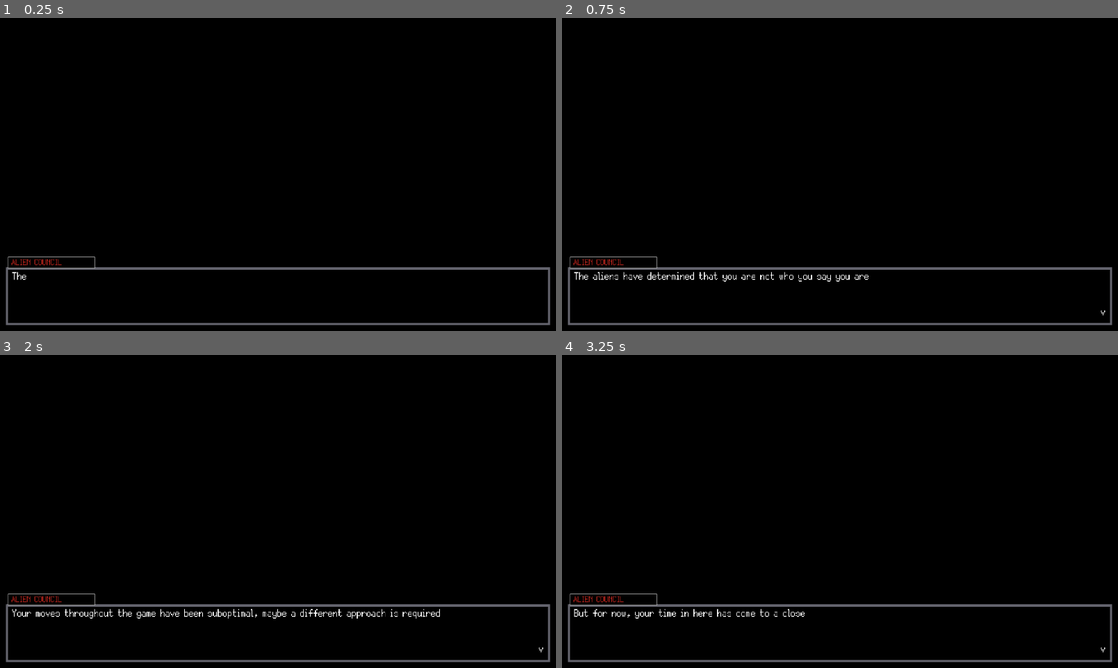
Above: before the commit, frames 1-4 (two rows, left to right).
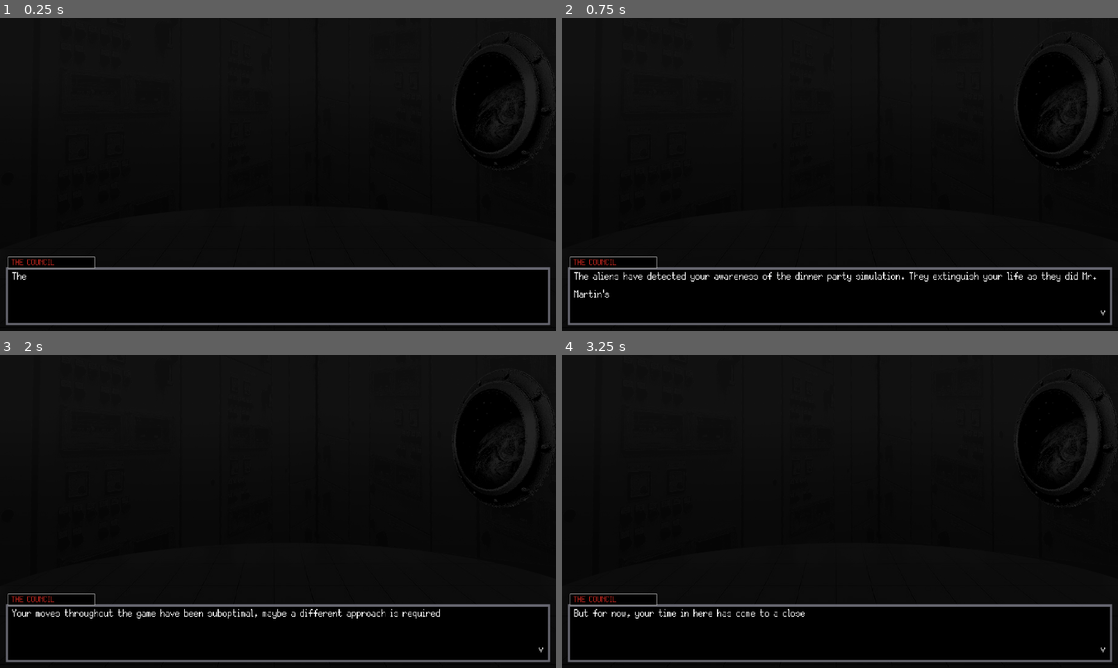
Above: after the commit, the same moments.

Repository: Bmoel/GMTK-2023
Game: Godot game, scene res://Scenes/badEnding/badEnd.tscn
The game is run twice, just before and just after one commit, with the same random seed, the same clock (stepped at 60 frames per second) and the same inputs. This scene is started directly instead of the project's main scene.
Inputs (mouse positions are in pixels of both pictures, inside the frame that each line leads up to):
- Up to frame 1 (0.25 s): no input
- Up to frame 2 (0.75 s): tap Enter (Enter) at 0.5 s; move the mouse to (962, 158) at 0.52 s; hold Up (ui_up) from 0.53 s (still down); hold Enter (Enter) from 0.53 s (still down)
- Up to frame 3 (2 s): tap Space at 1.25 s; move the mouse to (166, 527) at 1.27 s; release Up (ui_up) at 1.28 s; release Enter (Enter) at 1.28 s; hold Down (ui_down) from 1.28 s (still down); tap Enter (Enter) at 1.35 s
- Up to frame 4 (3.25 s): tap Enter (Enter) at 2, 2.85 s; move the mouse to (895, 442) at 2.02 s; release Down (ui_down) at 2.03 s; hold Enter (Enter) 2.03-2.78 s; hold Up (ui_up) from 2.03 s (still down); move the mouse to (812, 574) at 2.77 s

The runs differ from the first frame. In frame 1, 1.0% of the frame differs, in the area x 2-100%, y 4-80%; in frame 2, 1.9%, in the area x 2-100%, y 4-90%; in frame 3, 1.0%; in frame 4, 1.0%.

Commit message:
adding clause to see who is talking

Diff:
--- a/game/Loader/GlobalSignals.gd
+++ b/game/Loader/GlobalSignals.gd
@@ -31,3 +31,19 @@
 """
 # warning-ignore:unused_signal
 signal unselect_credits_button(value)
+
+"""
+* Purpose: To let exec know to not show buttons
+* Used in: DecisionButtons.gd
+* Params: value (boolean, true if to select)
+"""
+# warning-ignore:unused_signal
+signal hide_buttons(value)
+
+"""
+* Purpose: To let exec know to not show buttons
+* Used in: DecisionButtons.gd
+* Params: value (boolean, true if to select)
+"""
+# warning-ignore:unused_signal
+signal currentSpeaker(speaker)
--- a/game/Scenes/Executive/DecisionButtons.gd
+++ b/game/Scenes/Executive/DecisionButtons.gd
@@ -11,19 +11,20 @@
 	for button_obj in get_children():
 		_buttons.append(button_obj)
 	changeButtonTexts(["1","2","3","4"])
-	GlobalSignals.connect("textbox_empty", self, "_updateButtons")
+	GlobalSignals.connect("hide_buttons", self, "_updateButtons")
 
-func _updateButtons() -> void:
-	buttonVisibility(true)
-	var numButtons = len(_responseStrings)
-	var newTexts = []
-	for i in range(0, numButtons):
-		var responseString = _responseStrings[i]
-		newTexts.append(responseString)
-	for i in range(numButtons + 1, 5):
-		newTexts.append("")
-		hide_button(i)
-	changeButtonTexts(newTexts)
+func _updateButtons(value) -> void:
+	buttonVisibility(value)
+	if value:
+		var numButtons = len(_responseStrings)
+		var newTexts = []
+		for i in range(0, numButtons):
+			var responseString = _responseStrings[i]
+			newTexts.append(responseString)
+		for i in range(numButtons + 1, 5):
+			newTexts.append("")
+			hide_button(i)
+		changeButtonTexts(newTexts)
 
 #Changes all internal texts of buttons
 #NOTE: IF WANT TO KEEP SAME TEXT AS BEFORE, USE ""
--- a/game/Scenes/Executive/Executive.gd
+++ b/game/Scenes/Executive/Executive.gd
@@ -6,7 +6,7 @@
 
 var _characters = []
 var _currentCharID:int
-var exposureLevel:int
+var _current_char_speaking: String = ""
 var dpos
 var fpos
 
@@ -21,7 +21,10 @@
 func _ready():
 	# warning-ignore:return_value_discarded
 	decisionButtons.connect("recenter_buttons", self, "_recenter_buttons")
+	# warning-ignore:return_value_discarded
 	GlobalSignals.connect("textbox_empty", self, "_playPendingDialogue")
+	# warning-ignore:return_value_discarded
+	GlobalSignals.connect("currentSpeaker", self, "_currentSpeaker")
 	init_bg()
 	init_button()
 	initializeCharacters()
@@ -132,6 +135,7 @@
 	if len(dialogueString) > 60:
 		decisionButtons.changeButtonWidths(2)
 	$textBox.queue_text(dialogueString, _characters[_currentCharID]._charName, _characters[_currentCharID]._charColor)
+	$textBox.is_dialogue = true
 	decisionButtons._responseKeys = []
 	decisionButtons._responseStrings = []
 	for key in responseKeys:
@@ -150,7 +154,8 @@
 	var responseString = responseContainer[0]
 	var dialogueKey = responseContainer[1]
 	var actionKeys = responseContainer[2]
-	$textBox.queue_text(responseString, "Me", "red")
+	$textBox.queue_text(responseString)
+	$textBox.is_dialogue = false
 	for key in actionKeys:
 		playAction(key)
 	_pendingDialogueKey = dialogueKey
@@ -176,9 +181,6 @@
 
 func raiseExposure(level:int):
 	$ButtonLayer/AwareMeter.updateExposure(level)
-	exposureLevel += level
-	if exposureLevel > 30:
-		print("The aliens have detected your awareness of the dinner party simulation. They extinguish your life as they did Mr. Martin's.")
 
 """
 /*
@@ -313,7 +315,10 @@
 func _fred_speak(check):
 	if check:
 		fpos.play()
-
 	else:
 		fpos.stop()
 		fpos.frame = 0
+
+func _currentSpeaker(current: String):
+	if current == "dolores" || current == "fred":
+		_current_char_speaking = current
--- a/game/Scenes/Executive/ExposureBar.gd
+++ b/game/Scenes/Executive/ExposureBar.gd
@@ -14,7 +14,7 @@
 func updateExposure(value: int):
 	total_level += value
 	if total_level >= 30:
-		print('TODO: IMPLEMENT GAME OVER IN AwarenessBar.gd')
+		get_tree().change_scene("res://Scenes/badEnding/badEnd.tscn")
 		return
 	var offenses = int(total_level / 5)
 	texture = load(path + words.get(offenses))
--- a/game/Scenes/badEnding/badEnd.gd
+++ b/game/Scenes/badEnding/badEnd.gd
@@ -3,7 +3,7 @@
 onready var textbox = $textBox
 
 var dialogue = [
-	"The aliens have determined that you are not who you say you are",
+	"The aliens have detected your awareness of the dinner party simulation. They extinguish your life as they did Mr. Martin's",
 	"Your moves throughout the game have been suboptimal, maybe a different approach is required",
 	"But for now, your time in here has come to a close",
 	"Good luck out there"
@@ -11,12 +11,12 @@
 
 func _ready():
 	GlobalSignals.connect("textbox_empty", self, "_update_textbox")
-	textbox.queue_text(dialogue[0], "ALIEN COUNCIL", "red")
+	textbox.queue_text(dialogue[0], "THE COUNCIL", "red")
 	dialogue.pop_front()
 
 func _update_textbox():
 	if len(dialogue) != 0:
-		textbox.queue_text(dialogue[0], "ALIEN COUNCIL", "red")
+		textbox.queue_text(dialogue[0], "THE COUNCIL", "red")
 		dialogue.pop_front()
 	else:
 		$GameOver.show()
--- a/game/Scenes/badEnding/badEnd.tscn
+++ b/game/Scenes/badEnding/badEnd.tscn
@@ -1,8 +1,9 @@
-[gd_scene load_steps=7 format=2]
+[gd_scene load_steps=8 format=2]
 
 [ext_resource path="res://Scenes/textBox/textBox.tscn" type="PackedScene" id=1]
 [ext_resource path="res://Scenes/badEnding/badEnd.gd" type="Script" id=2]
 [ext_resource path="res://Assets/Font/Silver.ttf" type="DynamicFontData" id=3]
+[ext_resource path="res://Assets/Background.png" type="Texture" id=4]
 
 [sub_resource type="DynamicFont" id=1]
 size = 240
@@ -20,12 +21,16 @@
 [node name="Node2D" type="Node2D"]
 script = ExtResource( 2 )
 
+[node name="Sprite" type="Sprite" parent="."]
+position = Vector2( 960, 536 )
+texture = ExtResource( 4 )
+
 [node name="ColorRect" type="ColorRect" parent="."]
 anchor_right = 1.0
 anchor_bottom = 1.0
 margin_right = 1920.0
 margin_bottom = 1080.0
-color = Color( 0, 0, 0, 1 )
+color = Color( 0, 0, 0, 0.858824 )
 
 [node name="GameOver" type="Label" parent="."]
 visible = false
@@ -41,14 +46,18 @@
 
 [node name="VBoxContainer" type="VBoxContainer" parent="."]
 visible = false
-margin_left = 760.0
-margin_top = 416.0
-margin_right = 1017.0
-margin_bottom = 677.0
+anchor_left = 0.5
+anchor_top = 0.5
+anchor_right = 0.5
+anchor_bottom = 0.5
+margin_left = 592.0
+margin_top = 456.0
+margin_right = 1192.0
+margin_bottom = 717.0
 custom_constants/separation = 25
 
 [node name="MainMenu" type="Button" parent="VBoxContainer"]
-margin_right = 257.0
+margin_right = 600.0
 margin_bottom = 118.0
 focus_neighbour_top = NodePath("../Exit")
 custom_fonts/font = SubResource( 2 )
@@ -56,7 +65,7 @@
 
 [node name="Exit" type="Button" parent="VBoxContainer"]
 margin_top = 143.0
-margin_right = 257.0
+margin_right = 600.0
 margin_bottom = 261.0
 focus_neighbour_bottom = NodePath("../MainMenu")
 custom_fonts/font = SubResource( 3 )
--- a/game/Scenes/textBox/textBox.gd
+++ b/game/Scenes/textBox/textBox.gd
@@ -26,6 +26,7 @@
 var current_state = State.READY
 var text_queue = []
 var _blockingInput:bool
+var is_dialogue = false
 
 """
 /*
@@ -72,6 +73,7 @@
 				hide_textbox()
 				GlobalSignals.emit_signal("textbox_shift",false)
 				if text_queue.empty():
+					GlobalSignals.emit_signal("hide_buttons",  is_dialogue)
 					GlobalSignals.emit_signal("textbox_empty")
 					$Timer.start()
 
@@ -102,14 +104,8 @@
 */
 """
 func queue_text(next_text, top_box_opt="", color_opt=""):
-	if top_box_opt != "":
-		$TopBox.show()
-		set_top_box_text(top_box_opt, color_opt)
-	else:
-		$TopBox.hide()
 	#pushes text onto queue
-	text_queue.push_back(next_text)
-	print(_topBox.bbcode_text)
+	text_queue.push_back([next_text, top_box_opt, color_opt])
 
 """
 /*
@@ -120,22 +116,9 @@
 */
 """
 func set_top_box_text(text_in, color_in):
-	print("got " + color_in)
 	var color_code = Global.getColorCode(color_in)
 	var mod_text = "[color=" + color_code + "]" + text_in +  "[/color]"
 	_topBox.bbcode_text = mod_text
-
-"""
-/*
-* @pre None
-* @post None
-* @param
-* @return Returns task list
-*/
-"""
-func queue_length():
-	#return text length
-	return len(text_queue)
 
 """
 /*
@@ -175,11 +158,19 @@
 */
 """
 func display_text():
-	var next_text = text_queue.pop_front()
+	var obj = text_queue.pop_front()
+	var next_text = obj[0]
+	if obj[1] != "":
+		GlobalSignals.emit_signal("currentSpeaker", obj[1])
+		set_top_box_text(obj[1],obj[2])
+		$TopBox.show()
+	else:
+		$TopBox.hide()
 	text_box.bbcode_text = next_text
 	text_box.percent_visible = 0.0
 	show_textbox()
 	change_state(State.READING)
+	GlobalSignals.emit_signal("hide_buttons", false)
 	#Next two lines is what makes text slowly show up in textbox
 	text_displayer.interpolate_property(text_box, "percent_visible", 0.0, 1.0, len(next_text) * CHAR_READ_RATE, Tween.TRANS_LINEAR, Tween.EASE_IN_OUT)
 	text_displayer.start()
